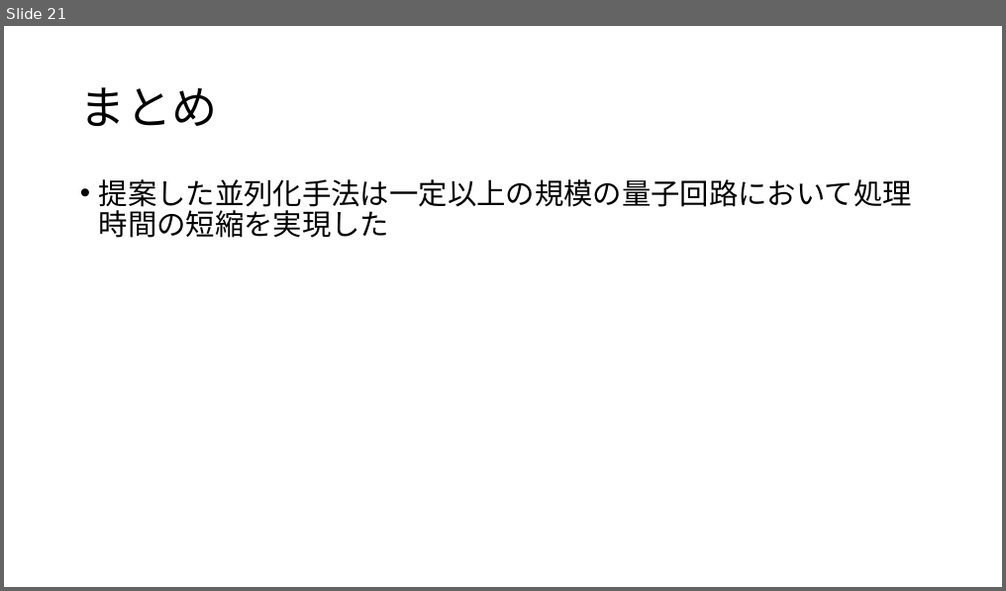
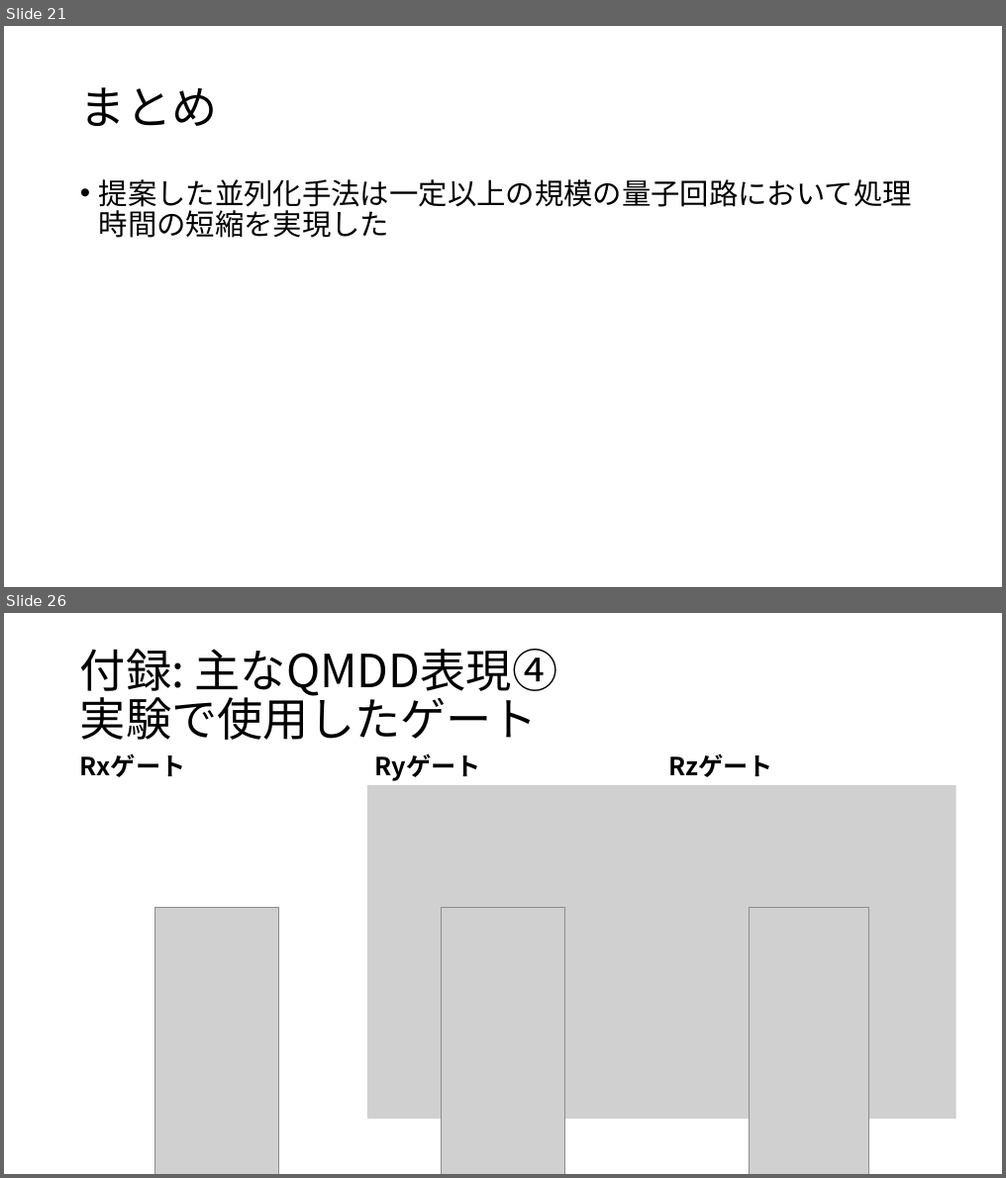
Before and after one commit to uj151133/my_quantum_simulator_with_gpu, a slide deck: docs/present.pptx. Shown one above the other, each under a label of ours: slide 21 before the commit, slides 21 and 26 after it; the slides between them are not shown. The pictures are 1006x591 and 1006x1178 pixels, drawn with LibreOffice and Linux fonts; fonts in the diff are those of the drawing; grey boxes stand for pictures. Boxes give left, top, right and bottom in pixels: in the first picture for what was removed or moved away, otherwise in the second. Text is boxed around its words. In the diff, an @@ line names an element or a change of style, - is before the commit and + after.

```diff
--- a/docs/present.pptx
+++ b/docs/present.pptx
@@ slide 26 added at <box>4,613,1002,1174</box>, background #FFFFFF @@
@@ title added at <box>80,649,558,740</box>, 44 pt, text #000000 @@
+付録: 主なQMDD表現④
+実験で使用したゲート
@@ text added at <box>80,754,186,777</box>, 24 pt, text #000000, bold @@
+Rxゲート
@@ text added at <box>374,754,480,781</box>, 24 pt, text #000000, bold @@
+Ryゲート
@@ text added at <box>669,754,773,777</box>, 24 pt, text #000000, bold @@
+Rzゲート
@@ picture added at <box>367,785,661,1119</box> @@
@@ picture added at <box>662,785,956,1119</box> @@
@@ picture added at <box>154,908,278,1174</box> @@
@@ picture added at <box>442,908,564,1174</box> @@
@@ picture added at <box>748,908,868,1174</box> @@
```
Also in this commit, not shown: 13 slides changed, 1 other slide added, 1 slide removed, 2 other files.
